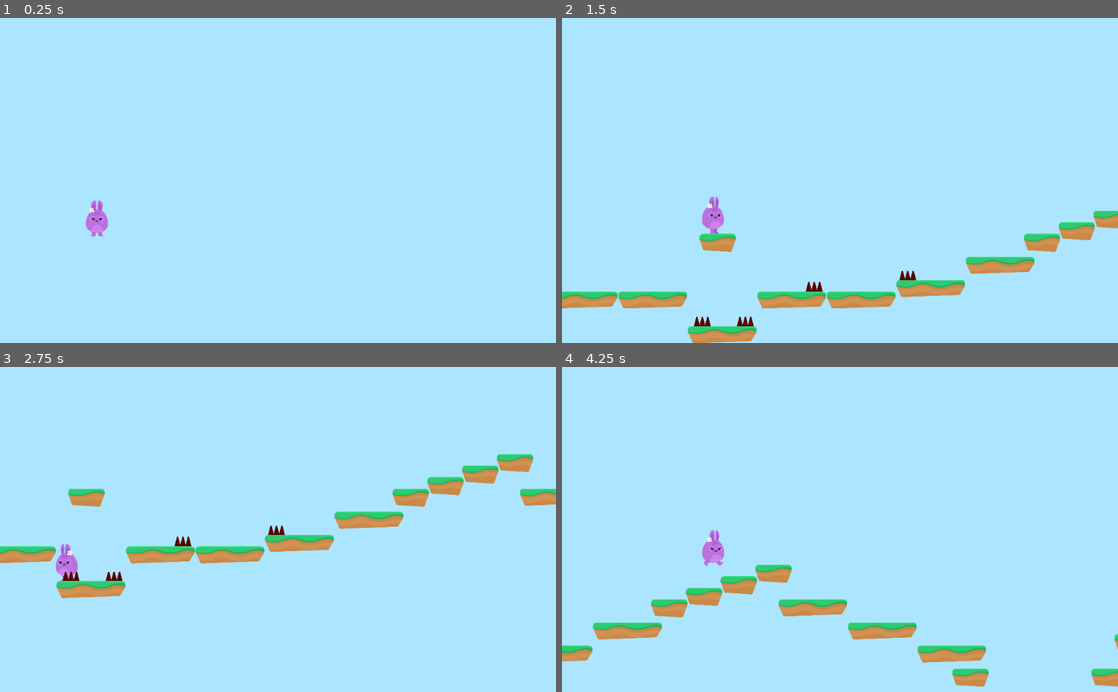
Above: before the commit, frames 1-4 (two rows, left to right).
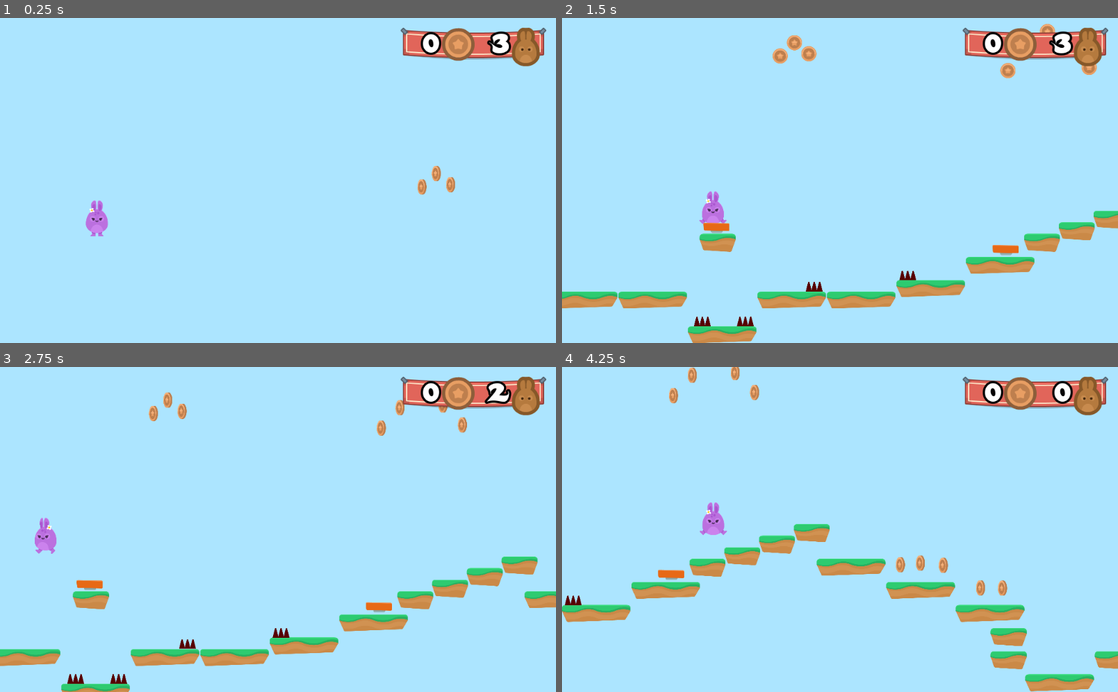
Above: after the commit, the same moments.

Repository: IchibanRei/HoppyDays
Game: Godot game, scene res://Levels/Level1.tscn
The game is run twice, just before and just after one commit, with the same random seed, the same clock (stepped at 60 frames per second) and the same inputs.
Inputs:
- Up to frame 1 (0.25 s): no input
- Up to frame 2 (1.5 s): hold D (right) from 0.53 s (still down); tap Space (jump) at 0.77 s
- Up to frame 3 (2.75 s): tap Space (jump) at 1.52 s; release D (right) at 2.03 s; hold A (left) from 2.03 s (still down)
- Up to frame 4 (4.25 s): release A (left) at 2.78 s; hold D (right) from 2.78 s (still down); tap Space (jump) at 3.02, 3.77 s

The runs differ from the first frame. In frame 1, 2.5% of the frame differs, in the area x 72-99%, y 2-55%; in frame 2, 3.3%; in frame 3, 14%, in the area x 0-100%, y 2-100%; in frame 4, 14%.

Commit message:
Added coins, animation, sound and bugfix
fixed a bug where spikes and jump pads didn't work consistently.

Diff:
--- /dev/null
+++ b/GUI/GUI.gd
@@ -0,0 +1,8 @@
+extends CanvasLayer
+
+func _ready():
+	$Control/TextureRect/HBoxContainer/LifeCount.text = "3"
+
+func update_GUI(lives_left, coins):
+	$Control/TextureRect/HBoxContainer/LifeCount.text = str(lives_left)
+	$Control/TextureRect/HBoxContainer/CoinCount.text = str(coins)
--- /dev/null
+++ b/GUI/GUI.tscn
@@ -0,0 +1,70 @@
+[gd_scene load_steps=7 format=2]
+
+[ext_resource path="res://GUI/GUI.gd" type="Script" id=1]
+[ext_resource path="res://GFX/HUD/bannerHanging.png" type="Texture" id=2]
+[ext_resource path="res://Fonts/candles_.ttf" type="DynamicFontData" id=3]
+[ext_resource path="res://GFX/HUD/coin_bronze.png" type="Texture" id=4]
+[ext_resource path="res://GFX/HUD/lifes.png" type="Texture" id=5]
+
+[sub_resource type="DynamicFont" id=1]
+size = 48
+outline_size = 4
+outline_color = Color( 0, 0, 0, 1 )
+use_filter = true
+font_data = ExtResource( 3 )
+
+[node name="GUI" type="CanvasLayer" groups=[
+"GUI",
+]]
+script = ExtResource( 1 )
+
+[node name="Control" type="Control" parent="."]
+anchor_right = 1.0
+anchor_bottom = 1.0
+
+[node name="TextureRect" type="TextureRect" parent="Control"]
+anchor_left = 1.0
+anchor_right = 1.0
+margin_left = -286.0
+margin_top = 18.0
+margin_bottom = 59.0
+texture = ExtResource( 2 )
+
+[node name="HBoxContainer" type="HBoxContainer" parent="Control/TextureRect"]
+anchor_right = 1.0
+anchor_bottom = 1.0
+margin_left = 12.0
+margin_right = -30.0
+margin_bottom = -12.0
+alignment = 1
+
+[node name="CoinCount" type="Label" parent="Control/TextureRect/HBoxContainer"]
+margin_top = 4.0
+margin_right = 60.0
+margin_bottom = 66.0
+size_flags_horizontal = 3
+custom_fonts/font = SubResource( 1 )
+text = "0"
+align = 2
+
+[node name="CoinIcon" type="TextureRect" parent="Control/TextureRect/HBoxContainer"]
+margin_left = 64.0
+margin_right = 124.0
+margin_bottom = 71.0
+texture = ExtResource( 4 )
+
+[node name="LifeCount" type="Label" parent="Control/TextureRect/HBoxContainer"]
+margin_left = 128.0
+margin_top = 4.0
+margin_right = 188.0
+margin_bottom = 66.0
+size_flags_horizontal = 3
+custom_fonts/font = SubResource( 1 )
+text = "0"
+align = 2
+
+[node name="LifeIcon" type="TextureRect" parent="Control/TextureRect/HBoxContainer"]
+margin_left = 192.0
+margin_right = 244.0
+margin_bottom = 71.0
+texture = ExtResource( 5 )
--- a/Hazards/hazards.gd
+++ b/Hazards/hazards.gd
@@ -3,4 +3,4 @@
 
 
 func _on_SpikeTop_body_entered(body):
-	body.hurt()
+	var test = get_tree().call_group("GameState", "hurt")
--- /dev/null
+++ b/Items/Coin.gd
@@ -0,0 +1,13 @@
+extends Node2D
+
+var taken = false
+
+func _on_Area2D_body_entered(body):
+	if not taken:
+		taken = true
+		$AnimationPlayer.play("die")
+		$AudioStreamPlayer.play()
+		get_tree().call_group("GameState", "coin_up")
+
+func die():
+	queue_free()
--- /dev/null
+++ b/Items/Coin.tscn
@@ -0,0 +1,73 @@
+[gd_scene load_steps=10 format=2]
+
+[ext_resource path="res://Items/Coin.gd" type="Script" id=1]
+[ext_resource path="res://GFX/Items/bronze_1.png" type="Texture" id=2]
+[ext_resource path="res://GFX/Items/bronze_2.png" type="Texture" id=3]
+[ext_resource path="res://GFX/Items/bronze_3.png" type="Texture" id=4]
+[ext_resource path="res://GFX/Items/bronze_4.png" type="Texture" id=5]
+[ext_resource path="res://SFX/coin_SFX.wav" type="AudioStream" id=6]
+
+[sub_resource type="SpriteFrames" id=1]
+animations = [ {
+"frames": [ ExtResource( 2 ), ExtResource( 3 ), ExtResource( 4 ), ExtResource( 5 ), ExtResource( 4 ), ExtResource( 3 ) ],
+"loop": true,
+"name": "spin",
+"speed": 8.0
+} ]
+
+[sub_resource type="CircleShape2D" id=2]
+radius = 43.0813
+
+[sub_resource type="Animation" id=3]
+resource_name = "die"
+length = 0.5
+tracks/0/type = "value"
+tracks/0/path = NodePath(".:scale")
+tracks/0/interp = 1
+tracks/0/loop_wrap = true
+tracks/0/imported = false
+tracks/0/enabled = true
+tracks/0/keys = {
+"times": PoolRealArray( 0, 0.2, 0.5 ),
+"transitions": PoolRealArray( 1, 1, 1 ),
+"update": 0,
+"values": [ Vector2( 1, 1 ), Vector2( 1.5, 1.5 ), Vector2( 0.01, 0.01 ) ]
+}
+tracks/1/type = "method"
+tracks/1/path = NodePath(".")
+tracks/1/interp = 1
+tracks/1/loop_wrap = true
+tracks/1/imported = false
+tracks/1/enabled = true
+tracks/1/keys = {
+"times": PoolRealArray( 0.5 ),
+"transitions": PoolRealArray( 1 ),
+"values": [ {
+"args": [  ],
+"method": "die"
+} ]
+}
+
+[node name="Coin" type="Node2D"]
+script = ExtResource( 1 )
+
+[node name="AnimatedSprite" type="AnimatedSprite" parent="."]
+frames = SubResource( 1 )
+animation = "spin"
+frame = 1
+playing = true
+
+[node name="Area2D" type="Area2D" parent="."]
+collision_layer = 8
+
+[node name="CollisionShape2D" type="CollisionShape2D" parent="Area2D"]
+visible = false
+shape = SubResource( 2 )
+
+[node name="AudioStreamPlayer" type="AudioStreamPlayer" parent="."]
+stream = ExtResource( 6 )
+volume_db = -10.0
+
+[node name="AnimationPlayer" type="AnimationPlayer" parent="."]
+anims/die = SubResource( 3 )
+[connection signal="body_entered" from="Area2D" to="." method="_on_Area2D_body_entered"]
--- /dev/null
+++ b/Items/JumpPad.gd
@@ -0,0 +1,8 @@
+extends Area2D
+
+
+
+func _on_JumpPad_body_entered(body):
+	if body.has_method("boost"):
+		$AnimationPlayer.play("Boost")
+		body.boost()
--- /dev/null
+++ b/Items/JumpPad.tscn
@@ -0,0 +1,54 @@
+[gd_scene load_steps=8 format=2]
+
+[ext_resource path="res://Items/JumpPad.gd" type="Script" id=1]
+[ext_resource path="res://GFX/Items/spring.png" type="Texture" id=2]
+[ext_resource path="res://GFX/Items/spring_in.png" type="Texture" id=3]
+[ext_resource path="res://GFX/Items/spring_out.png" type="Texture" id=4]
+
+[sub_resource type="SpriteFrames" id=1]
+animations = [ {
+"frames": [ ExtResource( 2 ), ExtResource( 3 ) ],
+"loop": true,
+"name": "default",
+"speed": 1.5
+}, {
+"frames": [ ExtResource( 3 ), ExtResource( 4 ) ],
+"loop": false,
+"name": "boost",
+"speed": 2.5
+} ]
+
+[sub_resource type="RectangleShape2D" id=2]
+extents = Vector2( 73.9278, 39.1349 )
+
+[sub_resource type="Animation" id=3]
+resource_name = "Boost"
+length = 2.0
+tracks/0/type = "value"
+tracks/0/path = NodePath("AnimatedSprite:animation")
+tracks/0/interp = 1
+tracks/0/loop_wrap = true
+tracks/0/imported = false
+tracks/0/enabled = true
+tracks/0/keys = {
+"times": PoolRealArray( 0, 1.5, 2 ),
+"transitions": PoolRealArray( 1, 1, 1 ),
+"update": 1,
+"values": [ "default", "boost", "default" ]
+}
+
+[node name="JumpPad" type="Area2D"]
+collision_layer = 8
+script = ExtResource( 1 )
+
+[node name="AnimatedSprite" type="AnimatedSprite" parent="."]
+frames = SubResource( 1 )
+frame = 1
+playing = true
+
+[node name="CollisionShape2D" type="CollisionShape2D" parent="."]
+shape = SubResource( 2 )
+
+[node name="AnimationPlayer" type="AnimationPlayer" parent="."]
+anims/Boost = SubResource( 3 )
+[connection signal="body_entered" from="." to="." method="_on_JumpPad_body_entered"]
--- /dev/null
+++ b/Levels/GameState.gd
@@ -0,0 +1,33 @@
+extends Node2D
+
+var lives = 3
+var coins = 0
+var target_number_of_coins = 10
+
+func _ready():
+	add_to_group("GameState")
+	update_GUI()
+
+func hurt():
+	lives -= 1
+	$Player.hurt()
+	update_GUI()
+	if lives < 0:
+		end_game()
+
+func update_GUI():
+	get_tree().call_group("GUI", "update_GUI", lives, coins)
+
+func coin_up():
+	coins += 1
+	update_GUI()
+	var multiple_of_coins = (coins % target_number_of_coins) == 0
+	if multiple_of_coins:
+		life_up()
+
+func life_up():
+	lives +=1
+	update_GUI()
+
+func end_game():
+	get_tree().change_scene("res://Levels/GameOver.tscn")
--- a/Levels/Level1.tscn
+++ b/Levels/Level1.tscn
@@ -1,22 +1,23 @@
-[gd_scene load_steps=6 format=2]
+[gd_scene load_steps=9 format=2]
 
-[ext_resource path="res://Player/Player.tscn" type="PackedScene" id=1]
-[ext_resource path="res://Levels/tileset.tres" type="TileSet" id=2]
-[ext_resource path="res://Hazards/SpikeTop.tscn" type="PackedScene" id=3]
-[ext_resource path="res://SFX/Chiptune_Adventures_1.ogg" type="AudioStream" id=4]
-
-[sub_resource type="GDScript" id=1]
-script/source = "extends Node2D
-"
+[ext_resource path="res://Levels/GameState.gd" type="Script" id=1]
+[ext_resource path="res://Player/Player.tscn" type="PackedScene" id=2]
+[ext_resource path="res://Levels/tileset.tres" type="TileSet" id=3]
+[ext_resource path="res://Hazards/SpikeTop.tscn" type="PackedScene" id=4]
+[ext_resource path="res://SFX/Chiptune_Adventures_1.ogg" type="AudioStream" id=5]
+[ext_resource path="res://Items/JumpPad.tscn" type="PackedScene" id=6]
+[ext_resource path="res://GUI/GUI.tscn" type="PackedScene" id=7]
+[ext_resource path="res://Items/Coin.tscn" type="PackedScene" id=8]
 
 [node name="Level1" type="Node2D"]
-script = SubResource( 1 )
+script = ExtResource( 1 )
 
-[node name="Player" parent="." instance=ExtResource( 1 )]
+[node name="Player" parent="." instance=ExtResource( 2 )]
+editor/display_folded = true
 position = Vector2( 250.638, 105.484 )
 
 [node name="TileMap" type="TileMap" parent="."]
-tile_set = ExtResource( 2 )
+tile_set = ExtResource( 3 )
 collision_layer = 2
 format = 1
 tile_data = PoolIntArray( 0, 720906, 0, 196779, 3, 0, 327840, 3, 0, 327851, 3, 0, 458894, 3, 0, 458902, 3, 0, 458923, 3 …(670 unchanged characters)…
@@ -24,19 +25,82 @@
 [node name="Hazards" type="Node" parent="."]
 editor/display_folded = true
 
-[node name="SpikeTop" parent="Hazards" instance=ExtResource( 3 )]
+[node name="SpikeTop" parent="Hazards" instance=ExtResource( 4 )]
 position = Vector2( 1616.32, 1701.44 )
 
-[node name="SpikeTop2" parent="Hazards" instance=ExtResource( 3 )]
+[node name="SpikeTop2" parent="Hazards" instance=ExtResource( 4 )]
 position = Vector2( 2751.23, 1446.87 )
 
-[node name="SpikeTop3" parent="Hazards" instance=ExtResource( 3 )]
+[node name="SpikeTop3" parent="Hazards" instance=ExtResource( 4 )]
 position = Vector2( 2234.47, 1508.2 )
 
-[node name="SpikeTop4" parent="Hazards" instance=ExtResource( 3 )]
+[node name="SpikeTop4" parent="Hazards" instance=ExtResource( 4 )]
 position = Vector2( 1853.83, 1701.52 )
 
 [node name="BGM" type="AudioStreamPlayer" parent="."]
-stream = ExtResource( 4 )
+stream = ExtResource( 5 )
 volume_db = -10.0
 autoplay = true
+
+[node name="Items" type="Node" parent="."]
+editor/display_folded = true
+
+[node name="JumpPad" parent="Items" instance=ExtResource( 6 )]
+position = Vector2( 1693.78, 1182.77 )
+
+[node name="JumpPad2" parent="Items" instance=ExtResource( 6 )]
+position = Vector2( 3291.63, 1305.8 )
+
+[node name="GUI" parent="." instance=ExtResource( 7 )]
+
+[node name="Coins" type="Node" parent="."]
+
+[node name="Coin" parent="Coins" instance=ExtResource( 8 )]
+position = Vector2( 2046.26, 231.096 )
+
+[node name="Coin2" parent="Coins" instance=ExtResource( 8 )]
+position = Vector2( 2125.37, 157.257 )
+
+[node name="Coin3" parent="Coins" instance=ExtResource( 8 )]
+position = Vector2( 2204.49, 218.789 )
+
+[node name="Coin4" parent="Coins" instance=ExtResource( 8 )]
+position = Vector2( 3305.05, 311.968 )
+
+[node name="Coin5" parent="Coins" instance=ExtResource( 8 )]
+position = Vector2( 3408.77, 199.451 )
+
+[node name="Coin6" parent="Coins" instance=ExtResource( 8 )]
+position = Vector2( 3523.05, 95.7238 )
+
+[node name="Coin7" parent="Coins" instance=ExtResource( 8 )]
+position = Vector2( 3646.11, 185.386 )
+
+[node name="Coin8" parent="Coins" instance=ExtResource( 8 )]
+position = Vector2( 3753.36, 294.387 )
+
+[node name="Coin9" parent="Coins" instance=ExtResource( 8 )]
+position = Vector2( 5001.59, 1377.36 )
+
+[node name="Coin14" parent="Coins" instance=ExtResource( 8 )]
+position = Vector2( 4795.9, 1252.54 )
+
+[node name="Coin15" parent="Coins" instance=ExtResource( 8 )]
+position = Vector2( 4558.56, 1249.02 )
+
+[node name="Coin16" parent="Coins" instance=ExtResource( 8 )]
+position = Vector2( 4669.32, 1240.23 )
+
+[node name="Coin10" parent="Coins" instance=ExtResource( 8 )]
+position = Vector2( 5122.9, 1379.12 )
+
+[node name="Coin11" parent="Coins" instance=ExtResource( 8 )]
+position = Vector2( 6005.46, 1342.2 )
+
+[node name="Coin12" parent="Coins" instance=ExtResource( 8 )]
+position = Vector2( 6086.33, 1336.93 )
+
+[node name="Coin13" parent="Coins" instance=ExtResource( 8 )]
+position = Vector2( 6167.2, 1336.93 )
+
+[editable path="Player"]
--- a/Player/Player.gd
+++ b/Player/Player.gd
@@ -7,8 +7,8 @@
 const UP = Vector2(0, -1)
 const JUMP_SPEED = 3500
 const WORLD_LIMIT = 4000
+const BOOST_MULTIPLIER = 1.5
 
-var lives = 3
 
 signal animate
 
@@ -21,8 +21,8 @@
 
 func apply_gravity():
 	if position.y > WORLD_LIMIT:
-		end_game()
-	if is_on_floor():
+		get_tree().call_group("GameState", "end_game")
+	elif is_on_floor() and motion.y > 0:
 		motion.y = 0
 	elif is_on_ceiling():
 		motion.y = 1
@@ -45,14 +45,14 @@
 func animate():
 	emit_signal("animate", motion)
 
-func end_game():
-	get_tree().change_scene("res://Levels/GameOver.tscn")
-
 func hurt():
 	position.y -= 1
 	yield(get_tree(), "idle_frame")
-	motion.y -= JUMP_SPEED
-	lives -= 1
+	motion.y = -JUMP_SPEED
 	$PainSFX.play()
-	if lives < 0:
-		end_game()
+
+func boost():
+	position.y -= 1
+	yield(get_tree(), "idle_frame")
+	motion.y -= JUMP_SPEED * BOOST_MULTIPLIER
+	$JumpSFX.play()
--- a/Player/Player.tscn
+++ b/Player/Player.tscn
@@ -15,7 +15,7 @@
 
 [node name="Player" type="KinematicBody2D"]
 position = Vector2( 526.298, 405.401 )
-collision_mask = 6
+collision_mask = 14
 script = ExtResource( 1 )
 __meta__ = {
 "_edit_group_": true
@@ -37,6 +37,7 @@
 smoothing_enabled = true
 
 [node name="ParallaxBackground" type="ParallaxBackground" parent="Camera2D"]
+editor/display_folded = true
 scroll_base_offset = Vector2( 0, -1000 )
 scroll_ignore_camera_zoom = true
 
--- a/project.godot
+++ b/project.godot
@@ -45,6 +45,7 @@
 2d_render/layer_2="Terrain"
 2d_physics/layer_2="Terrain"
 2d_physics/layer_3="Hazards"
+2d_physics/layer_4="Items"
 
 [rendering]
 
